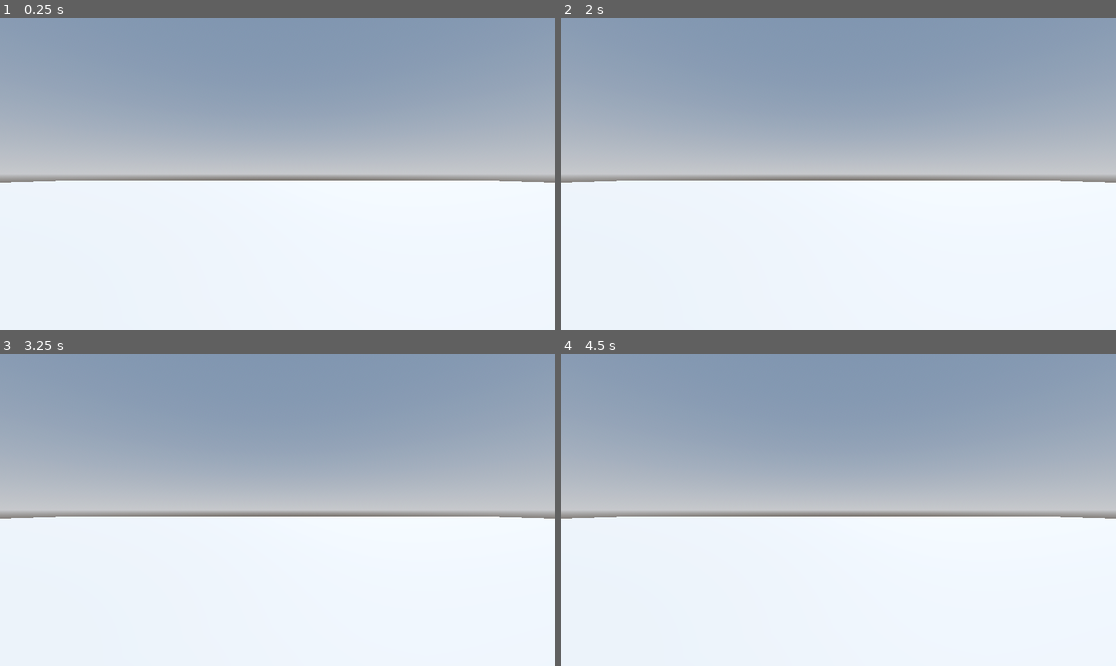
Above: before the commit, frames 1-4 (two rows, left to right).
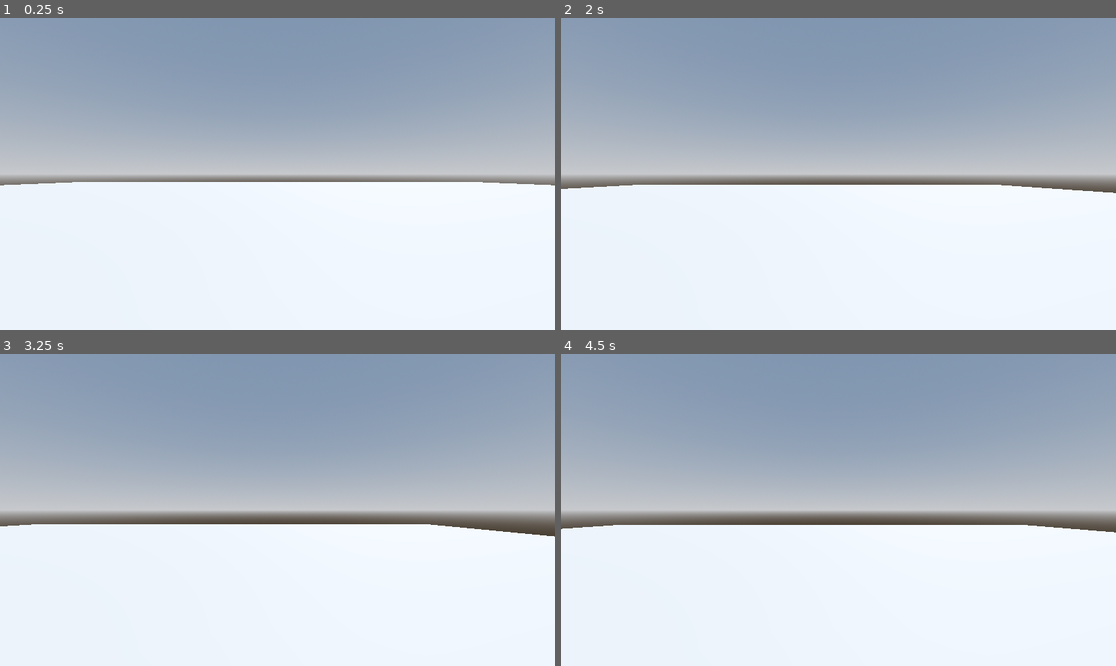
Above: after the commit, the same moments.

Repository: SugarF0x/robage-3d
Game: Godot game, scene res://Levels/sandbox.tscn
The game is run twice, just before and just after one commit, with the same random seed, the same clock (stepped at 60 frames per second) and the same inputs.
Inputs:
- Up to frame 1 (0.25 s): no input
- Up to frame 2 (2 s): tap Enter at 0.5 s; hold D (move_right) 0.53-1.28 s; tap Space (jump) at 0.6, 0.77, 1.07, 1.25, 1.35, 1.52, 1.82 s; hold S (move_backward) from 1.28 s (still down)
- Up to frame 3 (3.25 s): release S (move_backward) at 2.03 s; hold D (move_right) 2.03-2.78 s; tap Space (jump) at 2.1, 2.85, 3.02 s; hold W (move_forward) from 2.78 s (still down)
- Up to frame 4 (4.5 s): tap Space (jump) at 3.32, 3.6, 3.77, 4.07, 4.35 s; release W (move_forward) at 3.53 s; hold A (move_left) from 3.53 s (still down)

The runs differ from the first frame. In frame 1, 0.5% of the frame differs, in the area x 0-100%, y 52-54%; in frame 2, 1.6%; in frame 3, 2.8%; in frame 4, 2.9%, in the area x 0-100%, y 52-58%.

Commit message:
add player camera & destruct movement functions

Diff:
--- a/Levels/sandbox.tscn
+++ b/Levels/sandbox.tscn
@@ -1,4 +1,6 @@
-[gd_scene load_steps=4 format=3 uid="uid://b2t8cplp6prl2"]
+[gd_scene load_steps=5 format=3 uid="uid://b2t8cplp6prl2"]
+
+[ext_resource type="PackedScene" uid="uid://1dm7xquufcns" path="res://Player/player.tscn" id="1_n1wis"]
 
 [sub_resource type="ProceduralSkyMaterial" id="ProceduralSkyMaterial_2t2of"]
 sky_horizon_color = Color(0.64625, 0.65575, 0.67075, 1)
@@ -27,5 +29,5 @@
 use_collision = true
 size = Vector3(64, 1, 64)
 
-[node name="Camera3D" type="Camera3D" parent="."]
+[node name="Player" parent="." instance=ExtResource("1_n1wis")]
 transform = Transform3D(1, 0, 0, 0, 1, 0, 0, 0, 1, 0, 1, 0)
--- a/Player/player.gd
+++ b/Player/player.gd
@@ -9,23 +9,23 @@
 
 
 func _physics_process(delta: float) -> void:
-	# Add the gravity.
-	if not is_on_floor():
-		velocity.y -= gravity * delta
+	handle_fall(delta)
+	handle_jump()
+	handle_movement()
 
-	# Handle jump.
-	if Input.is_action_just_pressed("jump") and is_on_floor():
-		velocity.y = JUMP_VELOCITY
+	move_and_slide()
 
-	# Get the input direction and handle the movement/deceleration.
-	# As good practice, you should replace UI actions with custom gameplay actions.
+
+func handle_fall(delta: float) -> void: if not is_on_floor(): velocity.y -= gravity * delta
+func handle_jump() -> void: if Input.is_action_just_pressed("jump") and is_on_floor(): velocity.y = JUMP_VELOCITY
+
+func handle_movement() -> void:
 	var input_dir := Input.get_vector("move_left", "move_right", "move_forward", "move_backward")
 	var direction := (transform.basis * Vector3(input_dir.x, 0, input_dir.y)).normalized()
+
 	if direction:
 		velocity.x = direction.x * SPEED
 		velocity.z = direction.z * SPEED
 	else:
 		velocity.x = move_toward(velocity.x, 0, SPEED)
 		velocity.z = move_toward(velocity.z, 0, SPEED)
-
-	move_and_slide()
--- a/Player/player.tscn
+++ b/Player/player.tscn
@@ -14,3 +14,6 @@
 
 [node name="CollisionShape3D" type="CollisionShape3D" parent="."]
 shape = SubResource("CapsuleShape3D_p3jbd")
+
+[node name="Camera3D" type="Camera3D" parent="."]
+transform = Transform3D(1, 0, 0, 0, 1, 0, 0, 0, 1, 0, 0.3, 0)
